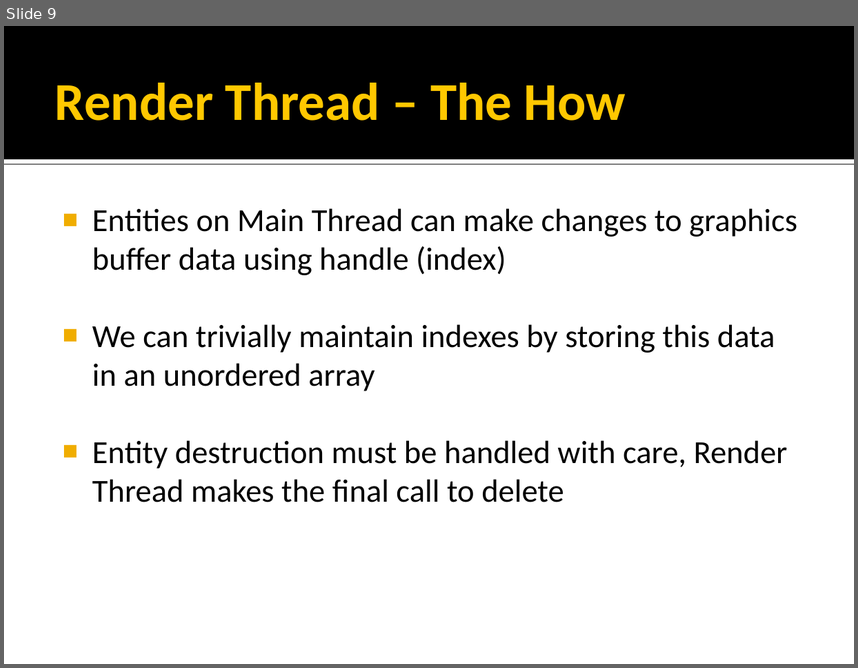
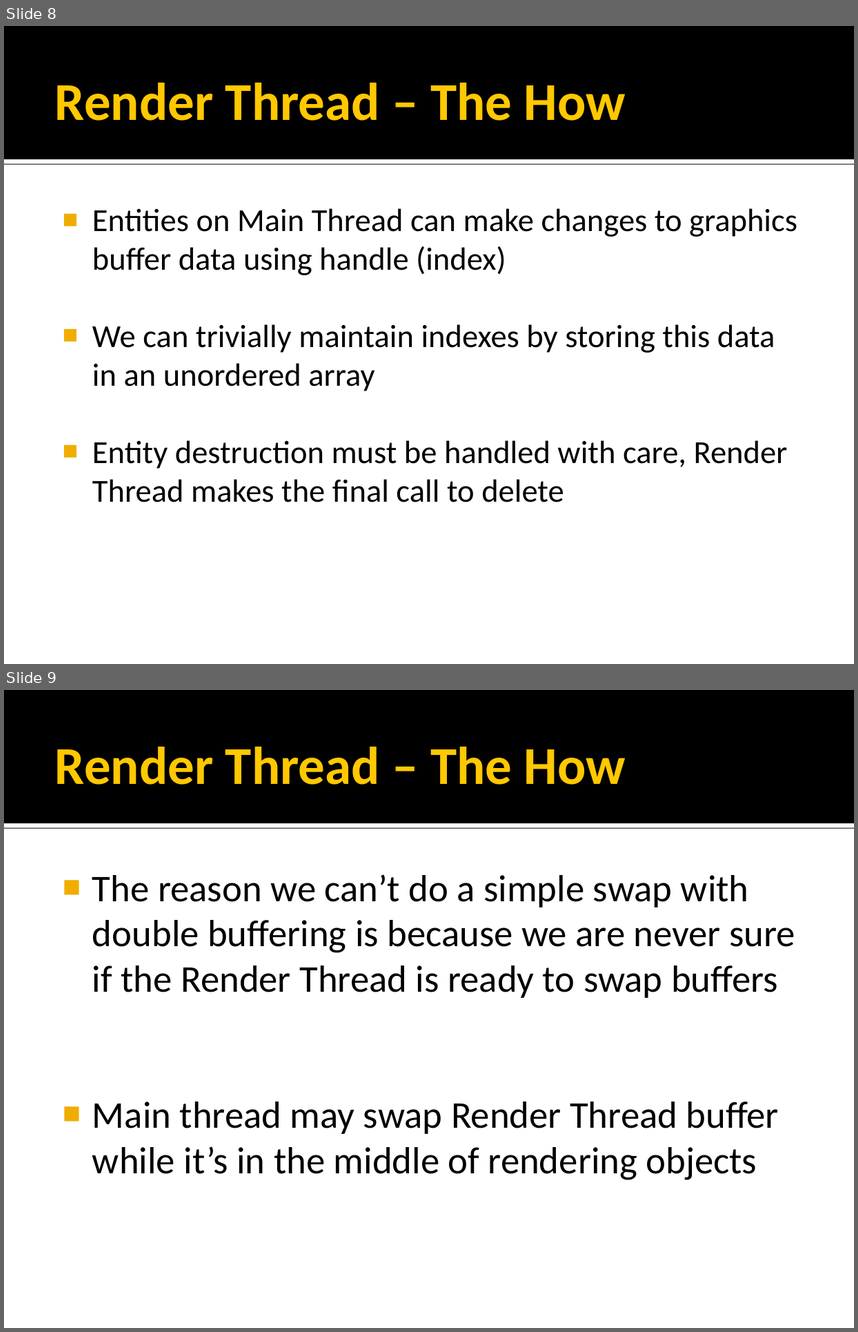
Before and after one commit to rmeisler/example_code, a slide deck: Concurrency Strategies.ppt. Shown one above the other, each under a label of ours: slide 9 before the commit, slides 8 and 9 after it. The pictures are 858x668 and 858x1332 pixels, drawn with LibreOffice and Linux fonts; fonts in the diff are those of the drawing; background and template pictures are left out. Boxes give left, top, right and bottom in pixels: in the first picture for what was removed or moved away, otherwise in the second. Text is boxed around its words. In the diff, an @@ line names an element or a change of style, - is before the commit and + after.

```diff
--- a/Concurrency Strategies.ppt
+++ b/Concurrency Strategies.ppt
@@ slide 9 added at (4, 690, 854, 1328), background picture (left out); not listed: 2 template elements that a slide beside it also shows @@
@@ title added at (55, 747, 626, 785), 45 pt, text #FFC800, bold @@
+Render Thread – The How
@@ text added at (92, 874, 795, 1180), 32 pt, text #000000 @@
+■ The reason we can’t do a simple swap with double buffering is because we are never sure if the Render Thread is ready to swap buffers
+■ Main thread may swap Render Thread buffer while it’s in the middle of rendering objects
@@ what was slide 9 is now slide 8 @@
```
Also in this commit, not shown: 30 slides changed, 17 other slides added, 14 slides removed, 1 other file.
